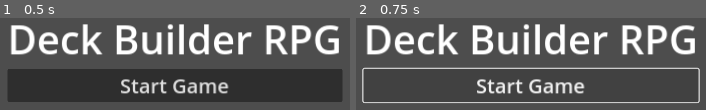
Above: before the commit, frames 1-2 (left to right).
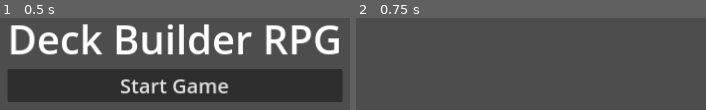
Above: after the commit, the same moments.

Repository: IzzetNecu/deckbuilderTool
Game: Godot game, scene res://scenes/main_menu/MainMenu.tscn
Two runs of this game, one before a commit and one after it. Both use one fixed random seed, a clock stepped at 60 frames per second and the inputs below.
Inputs:
- Up to frame 1 (0.5 s): no input
- Up to frame 2 (0.75 s): click "Start Game" at 0.5 s

Frame 1 is identical in both runs. In frame 2, 19% of the frame differs, in the area x 1-99%, y 6-93%.

Commit message:
Complete Phase 2: World Map Rendering and Node Navigation

Diff:
--- a/game/autoloads/SceneManager.gd
+++ b/game/autoloads/SceneManager.gd
@@ -5,7 +5,9 @@
 func load_map(map_id: String) -> void:
 	print("SceneManager: Loading Map ID: ", map_id)
 	GameState.current_map_id = map_id
-	# TODO: load WorldMap.tscn and pass map_id
+	var err = get_tree().change_scene_to_file("res://scenes/world_map/WorldMap.tscn")
+	if err != OK:
+		push_error("Failed to load WorldMap scene.")
 
 func start_combat(enemy_id: String) -> void:
 	print("SceneManager: Starting Combat with Enemy ID: ", enemy_id)
--- /dev/null
+++ b/game/scenes/world_map/MapNode.gd
@@ -0,0 +1,29 @@
+extends Button
+
+var node_data: Dictionary = {}
+
+func setup(data: Dictionary) -> void:
+	node_data = data
+	$Label.text = data.get("label", "Unknown")
+	position = Vector2(data.get("x", 0), data.get("y", 0)) - size / 2.0
+
+	# Determine state based on visited status
+	if GameState.current_node_id == data.get("id", ""):
+		modulate = Color(0, 1, 0) # Current node is green
+	elif GameState.visited_nodes.has(data.get("id", "")):
+		modulate = Color(0.5, 0.5, 1.0) # Visited nodes are blue
+	else:
+		modulate = Color(1, 1, 1)
+
+func _pressed() -> void:
+	# In a real setup, we'd only allow clicking if it's connected to current_node
+	# and conditions are met. For now, let's just trigger it.
+	print("Clicked node: ", node_data.get("label", ""))
+	GameState.current_node_id = node_data.get("id", "")
+	if not GameState.visited_nodes.has(GameState.current_node_id):
+		GameState.visited_nodes.append(GameState.current_node_id)
+
+	# Trigger the event dialog for this node
+	# Wait, node options are the same structure as an event.
+	# We can just pass the node data as if it were an event to the EventDialog
+	SceneManager.start_event("NODE_" + GameState.current_node_id)
--- /dev/null
+++ b/game/scenes/world_map/MapNode.tscn
@@ -0,0 +1,47 @@
+[gd_scene load_steps=3 format=3 uid="uid://mapnode1234"]
+
+[ext_resource type="Script" path="res://scenes/world_map/MapNode.gd" id="1_mnode"]
+
+[sub_resource type="StyleBoxFlat" id="StyleBoxFlat_1"]
+bg_color = Color(0.2, 0.2, 0.2, 1)
+border_width_left = 2
+border_width_top = 2
+border_width_right = 2
+border_width_bottom = 2
+border_color = Color(1, 1, 1, 1)
+corner_radius_top_left = 16
+corner_radius_top_right = 16
+corner_radius_bottom_right = 16
+corner_radius_bottom_left = 16
+
+[node name="MapNode" type="Button"]
+custom_minimum_size = Vector2(40, 40)
+anchors_preset = 8
+anchor_left = 0.5
+anchor_top = 0.5
+anchor_right = 0.5
+anchor_bottom = 0.5
+offset_left = -20.0
+offset_top = -20.0
+offset_right = 20.0
+offset_bottom = 20.0
+grow_horizontal = 2
+grow_vertical = 2
+theme_override_styles/normal = SubResource("StyleBoxFlat_1")
+script = ExtResource("1_mnode")
+
+[node name="Label" type="Label" parent="."]
+layout_mode = 1
+anchors_preset = 7
+anchor_left = 0.5
+anchor_top = 1.0
+anchor_right = 0.5
+anchor_bottom = 1.0
+offset_left = -50.0
+offset_top = 4.0
+offset_right = 50.0
+offset_bottom = 27.0
+grow_horizontal = 2
+grow_vertical = 0
+text = "Node"
+horizontal_alignment = 1
--- /dev/null
+++ b/game/scenes/world_map/WorldMap.gd
@@ -0,0 +1,76 @@
+extends Node2D
+
+var map_data: Dictionary = {}
+var map_node_scene = preload("res://scenes/world_map/MapNode.tscn")
+
+func _ready() -> void:
+	if GameState.current_map_id == "":
+		push_error("No current map ID set.")
+		return
+
+	map_data = GameData.get_map(GameState.current_map_id)
+	if map_data.is_empty():
+		push_error("Map not found: " + GameState.current_map_id)
+		return
+
+	# Try to load background
+	var bg_path = map_data.get("backgroundImage", "")
+	if bg_path != "":
+		var tex = load(bg_path)
+		if tex:
+			$Background.texture = tex
+		else:
+			print("Could not load background image: ", bg_path)
+
+	_build_map()
+
+func _build_map() -> void:
+	var nodes_container = $Nodes
+	var connections_container = $Connections
+
+	var node_lookup = {}
+
+	# Instantiate nodes
+	var nodes_list = map_data.get("nodes", [])
+	for n in nodes_list:
+		var instance = map_node_scene.instantiate()
+		nodes_container.add_child(instance)
+		instance.setup(n)
+		node_lookup[n.get("id")] = instance
+
+	# Draw connections
+	var connections_list = map_data.get("connections", [])
+	for conn in connections_list:
+		var from_id = conn.get("fromNodeId")
+		var to_id = conn.get("toNodeId")
+		var conditions = conn.get("conditions", [])
+		var gate_type = conn.get("gateType", "none")
+
+		if not node_lookup.has(from_id) or not node_lookup.has(to_id):
+			continue
+
+		var from_node = node_lookup[from_id]
+		var to_node = node_lookup[to_id]
+
+		# Check conditions
+		var is_unlocked = ConditionEvaluator.evaluate_all(conditions)
+
+		if gate_type == "hard" and not is_unlocked:
+			continue # Hidden entirely
+
+		var line = Line2D.new()
+		line.add_point(from_node.position + from_node.size / 2)
+		line.add_point(to_node.position + to_node.size / 2)
+		line.width = 4.0
+
+		if is_unlocked:
+			line.default_color = Color(1, 1, 1, 0.8)
+		elif gate_type == "soft":
+			line.default_color = Color(0.3, 0.3, 0.3, 0.5)
+			# Maybe draw dashes if possible, but Godot Line2D dashed needs texture
+
+		connections_container.add_child(line)
+
+	# Ensure lines are drawn behind nodes
+	move_child($Connections, 1)
+	move_child($Nodes, 2)
--- /dev/null
+++ b/game/scenes/world_map/WorldMap.tscn
@@ -0,0 +1,15 @@
+[gd_scene load_steps=2 format=3 uid="uid://map123456789"]
+
+[ext_resource type="Script" path="res://scenes/world_map/WorldMap.gd" id="1_wmap"]
+
+[node name="WorldMap" type="Node2D"]
+script = ExtResource("1_wmap")
+
+[node name="Background" type="TextureRect" parent="."]
+offset_right = 1280.0
+offset_bottom = 720.0
+expand_mode = 1
+
+[node name="Connections" type="Node2D" parent="."]
+
+[node name="Nodes" type="Node2D" parent="."]
